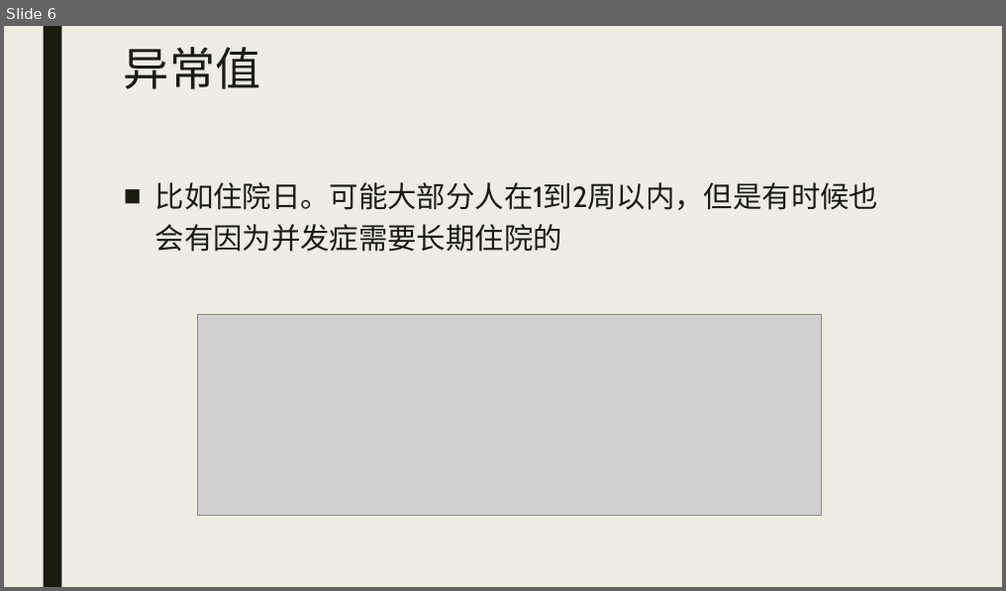
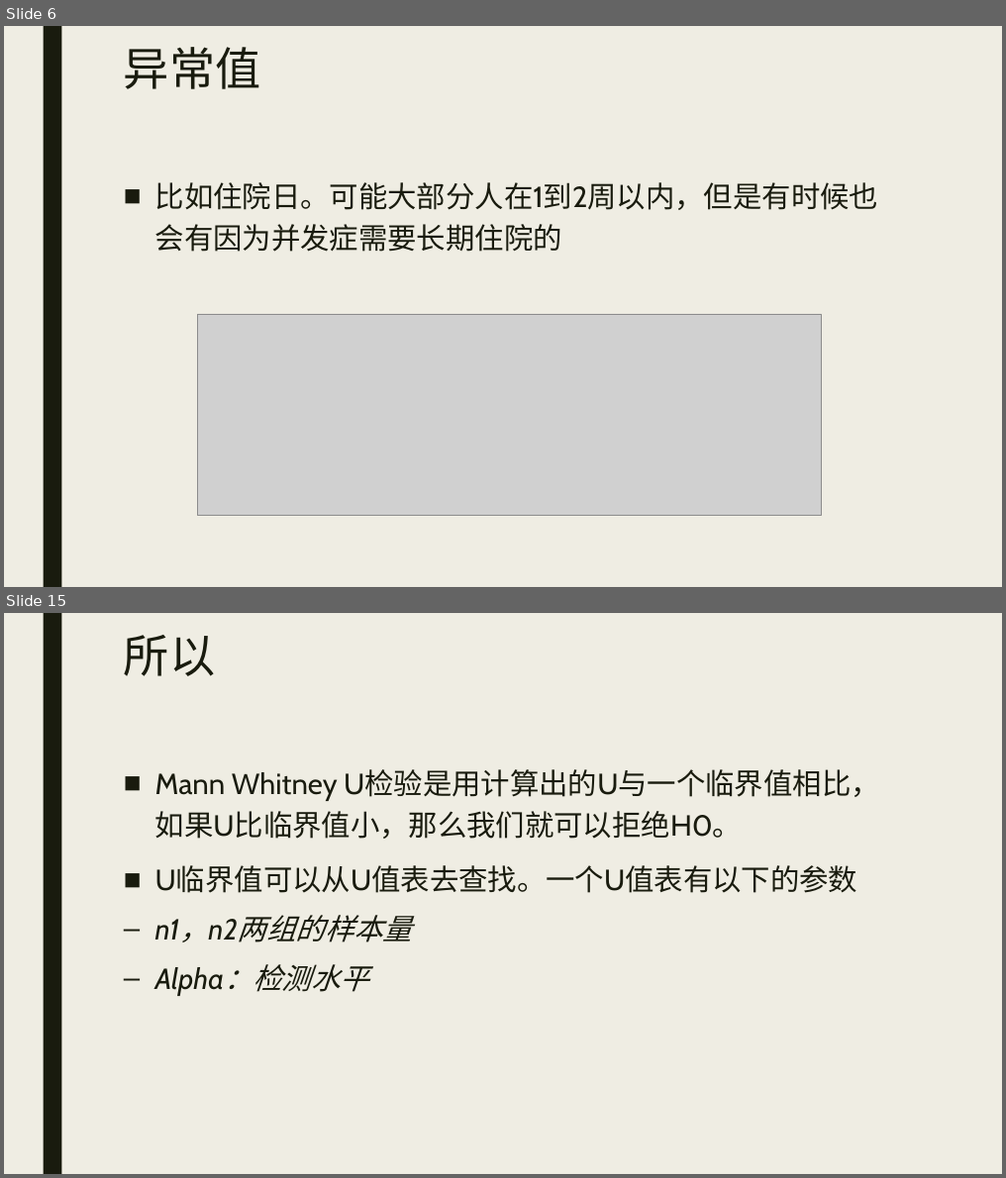
Before and after one commit to beneon/medstat, a slide deck: lect-8/非参数检验.pptx. Shown one above the other, each under a label of ours: slide 6 before the commit, slides 6 and 15 after it; the slides between them are not shown. The pictures are 1006x591 and 1006x1178 pixels, drawn with LibreOffice and Linux fonts; fonts in the diff are those of the drawing; grey boxes stand for pictures. Boxes give left, top, right and bottom in pixels: in the first picture for what was removed or moved away, otherwise in the second. Text is boxed around its words. In the diff, an @@ line names an element or a change of style, - is before the commit and + after.

```diff
--- a/lect-8/非参数检验.pptx
+++ b/lect-8/非参数检验.pptx
@@ slide 15 added at bbox=[4, 613, 1002, 1174], background #EFEDE3; not listed: 1 template element that a slide beside it also shows @@
@@ title added at bbox=[124, 635, 215, 676], 44 pt, text #191B0E @@
+所以
@@ text added at bbox=[155, 769, 880, 996], 28 pt, text #191B0E @@
+■ Mann Whitney U检验是用计算出的U与一个临界值相比，如果U比临界值小，那么我们就可以拒绝H0。
+■ U临界值可以从U值表去查找。一个U值表有以下的参数
+  – n1，n2两组的样本量
+  – Alpha：检测水平
```
Also in this commit, not shown: 17 other slides added, 7 other files.
